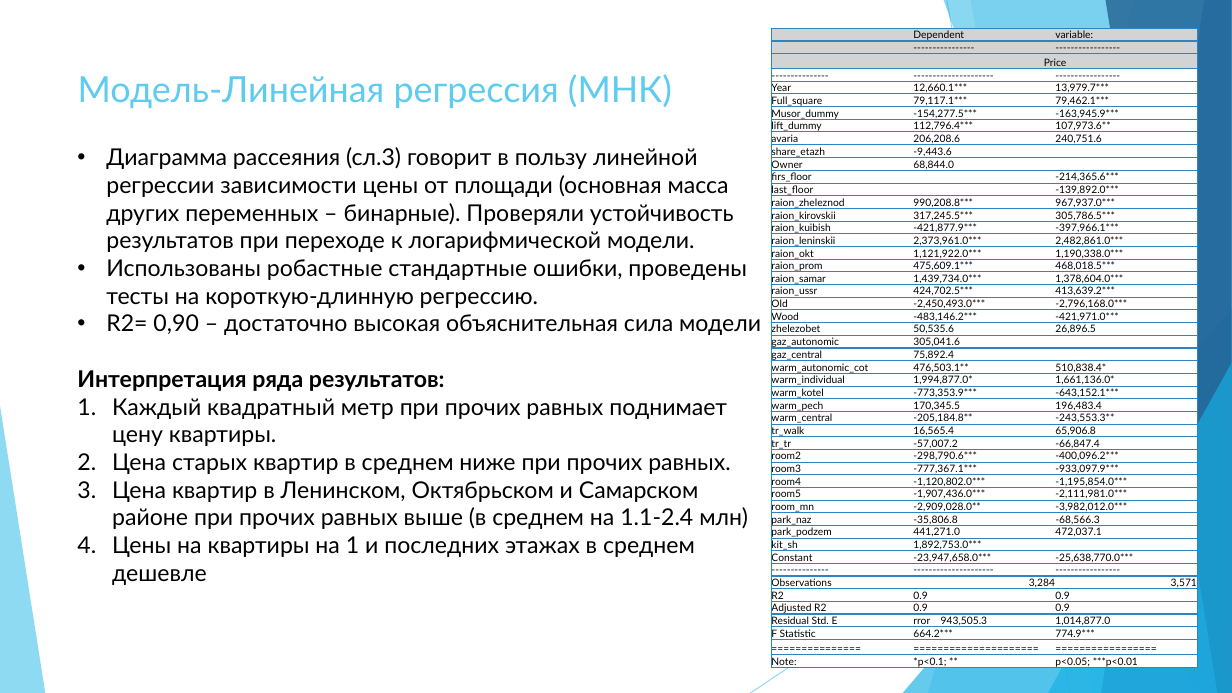
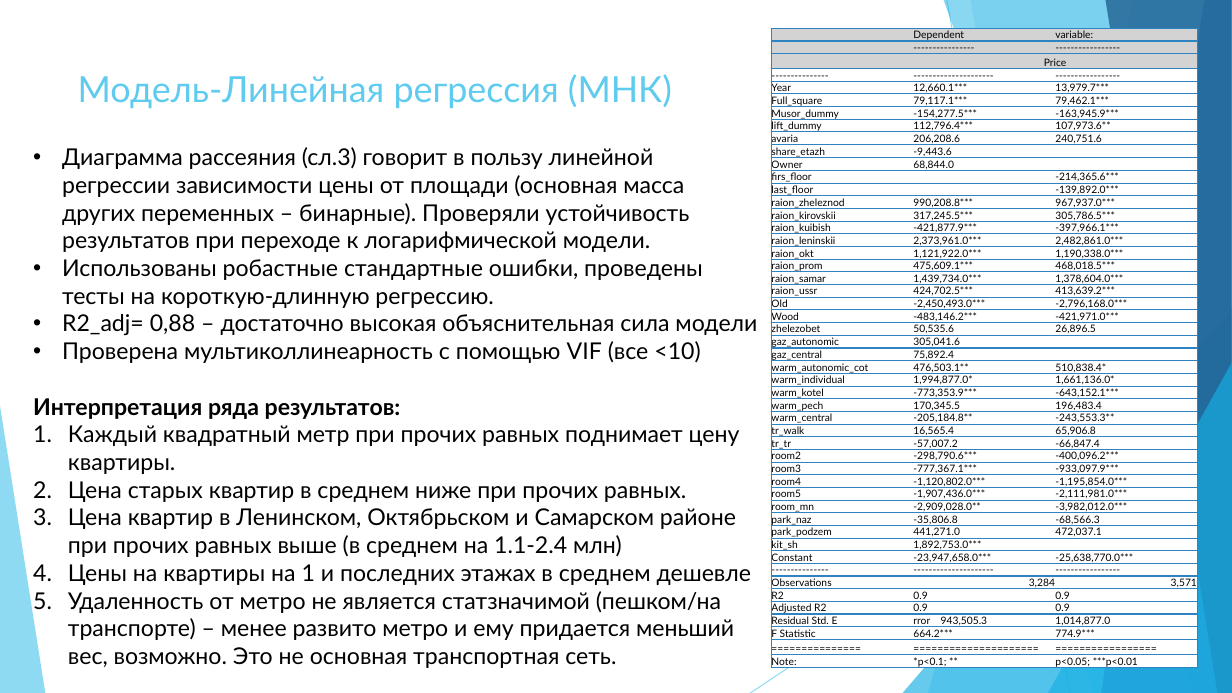
Before and after one commit to irina-semina/project_samara, a slide deck: slide 8 of Proga.pptx (slide 7 before the commit). Drawn at 1232x693 pixels with LibreOffice and Linux fonts; fonts in the diff are those of the drawing. Boxes give left, top, right and bottom in pixels: in the first picture for what was removed or moved away, otherwise in the second. Text is boxed around its words. In the diff, an @@ line names an element or a change of style, - is before the commit and + after.

```diff
--- a/Proga.pptx
+++ b/Proga.pptx
@@ text "Диаграмма рассеяния (сл.3) говорит в ...": place and size @@
-text "Диаграмма рассеяния (сл.3) говорит в ..." at <box>77,147,761,585</box>
+text "Диаграмма рассеяния (сл.3) говорит в ..." at <box>33,147,757,668</box>
@@ text at <box>62,314,757,363</box>: text changed @@
-• R2= 0,90 – достаточно высокая объяснительная сила модели
+• R2_adj= 0,88 – достаточно высокая объяснительная сила модели
+• Проверена мультиколлинеарность с помощью VIF (все <10)
@@ text at <box>68,591,734,668</box>: paragraph added @@
+5. Удаленность от метро не является статзначимой (пешком/на транспорте) – менее развито метро и ему придается меньший вес, возможно. Это не основная транспортная сеть.
```
Also in this commit, not shown: 2 other slides changed, 1 slide added, 3 other files.
